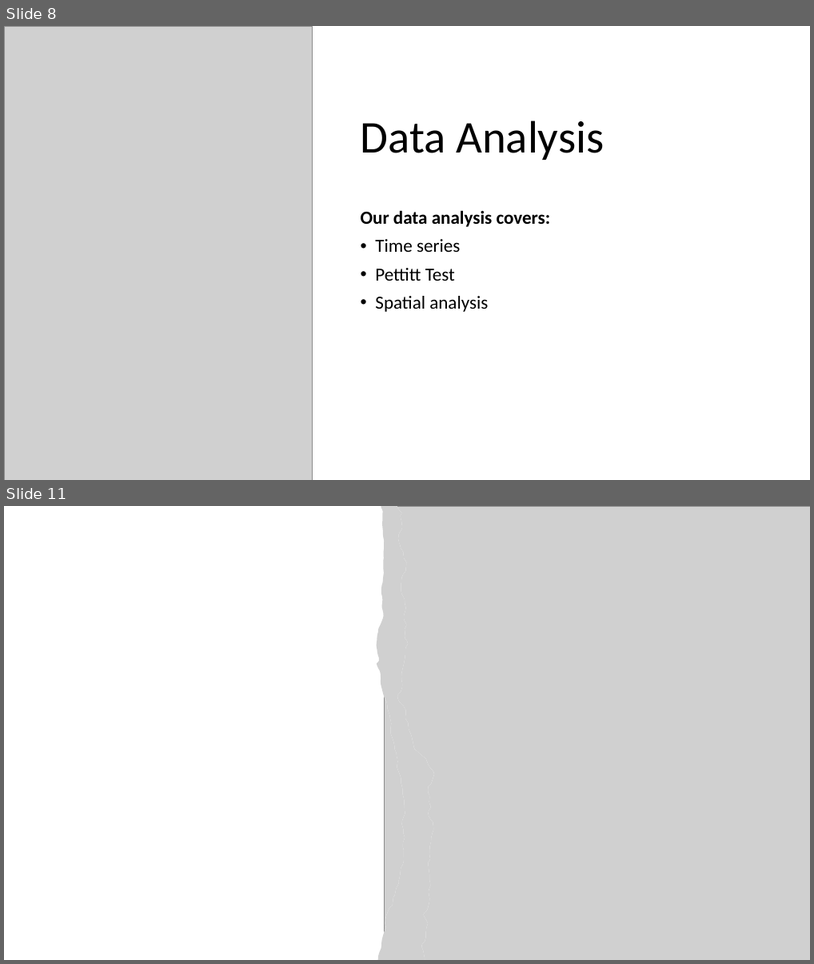
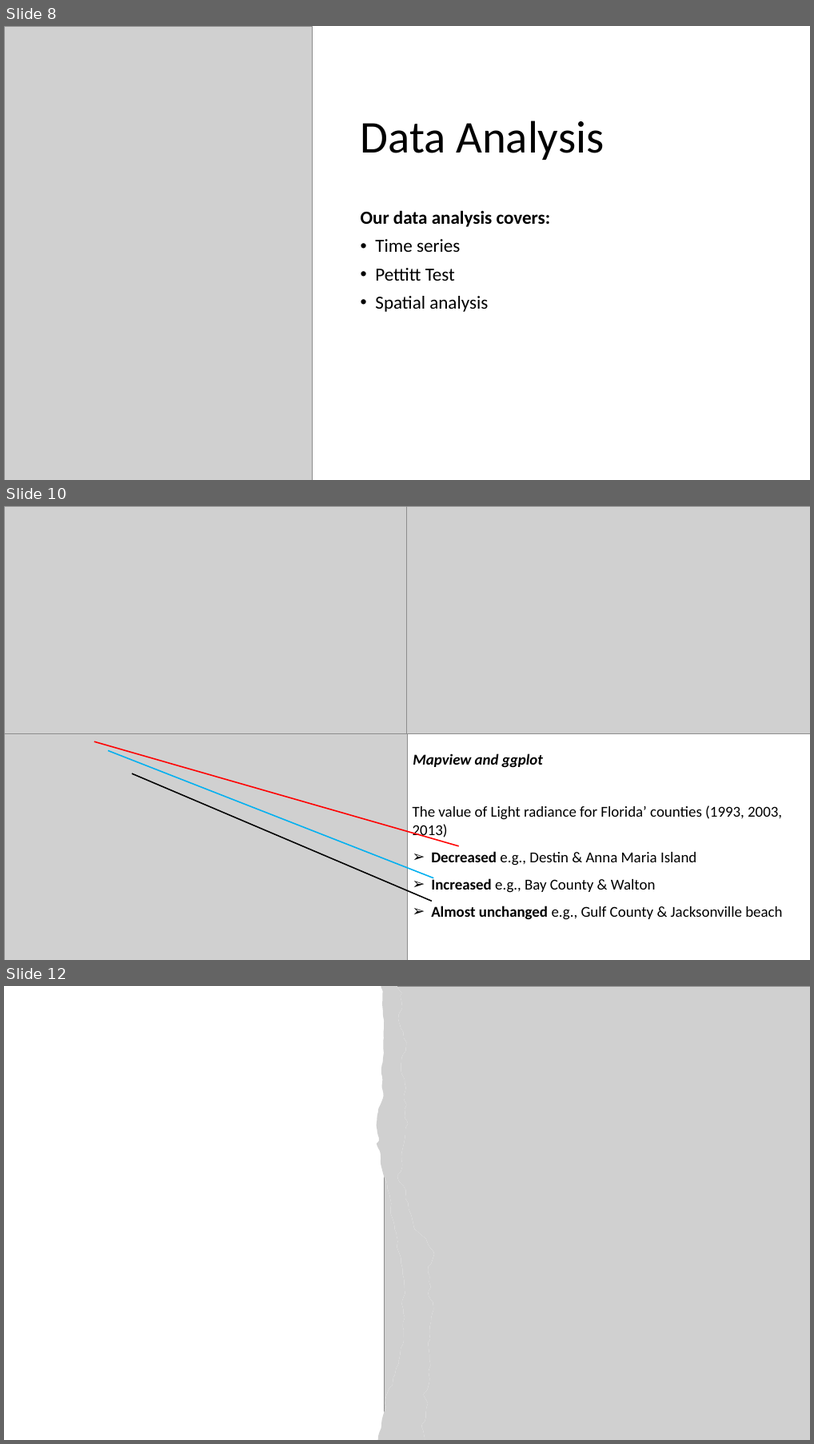
Before and after one commit to jmg144/Garcia_Choi_Pang_ENV872_ProjectRepository, a slide deck: Output/FinalPresentation_ENV872.pptx. Shown one above the other, each under a label of ours: slides 8 and 11 before the commit, slides 8, 10 and 12 after it; the slides between them are not shown. The pictures are 814x964 and 814x1444 pixels, drawn with LibreOffice and Linux fonts; fonts in the diff are those of the drawing; grey boxes stand for pictures. Boxes give left, top, right and bottom in pixels: in the first picture for what was removed or moved away, otherwise in the second. Text is boxed around its words. In the diff, an @@ line names an element or a change of style, - is before the commit and + after.

```diff
--- a/Output/FinalPresentation_ENV872.pptx
+++ b/Output/FinalPresentation_ENV872.pptx
@@ slide 10 added at (4, 506, 810, 960), background #FFFFFF @@
@@ picture added at (4, 506, 407, 733) @@
@@ picture added at (407, 506, 810, 733) @@
@@ picture added at (4, 732, 407, 960) @@
@@ line added from (94, 741) to (459, 846), #FF0000 1.5 pt @@
@@ line added from (108, 751) to (434, 878), #00B0F0 1.5 pt @@
@@ text added at (413, 753, 543, 768), 18 pt, text #000000, bold, italic @@
+Mapview and ggplot
@@ line added from (132, 773) to (432, 901), #000000 1.5 pt @@
@@ text added at (413, 805, 782, 920), 18 pt, text #000000 @@
+The value of Light radiance for Florida’ counties (1993, 2003, 2013)
+➢ Decreased e.g., Destin & Anna Maria Island
+➢ Increased e.g., Bay County & Walton
+➢ Almost unchanged e.g., Gulf County & Jacksonville beach
@@ what was slide 11 is now slide 12 @@
```
Also in this commit, not shown: 1 other slide added, 1 slide removed, 1 other file.
